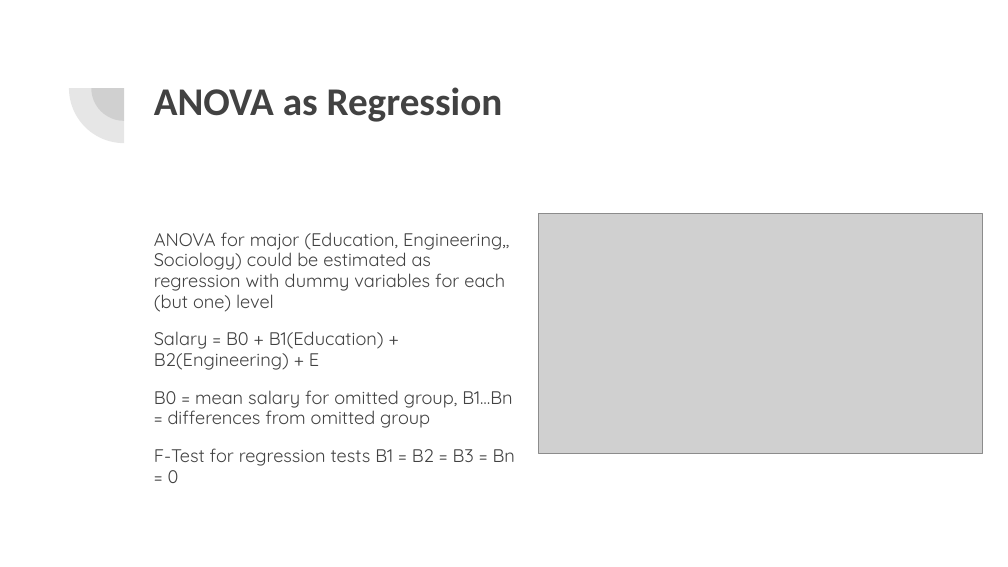
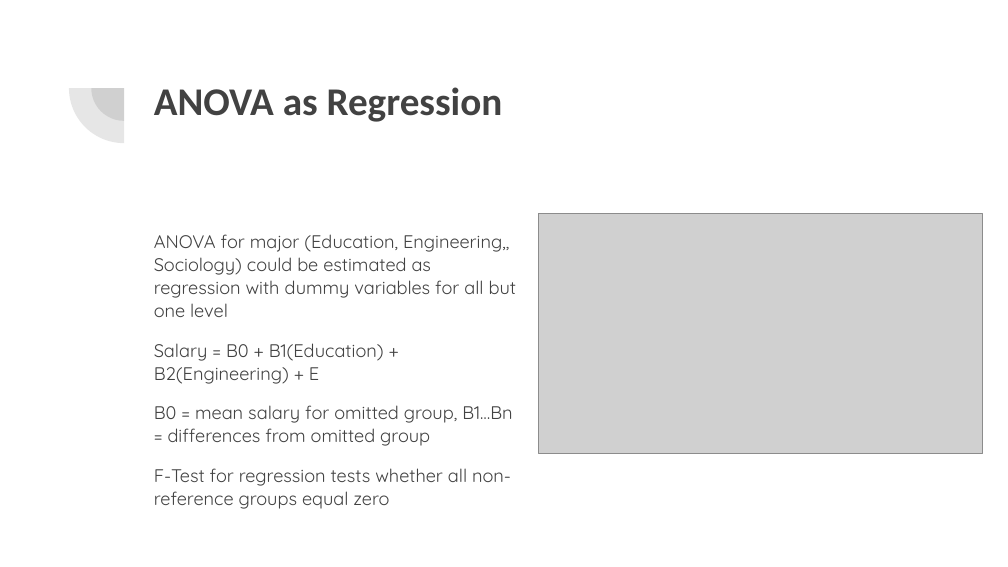
Before and after one commit to rjwrobel86/applied-business-statistics, a slide deck: slide 26 of course-materials/slides/ANOVA.pptx. Drawn at 1008x567 pixels with LibreOffice and Linux fonts; fonts in the diff are those of the drawing; grey boxes stand for pictures. Boxes give left, top, right and bottom in pixels: in the first picture for what was removed or moved away, otherwise in the second. Text is boxed around its words. In the diff, an @@ line names an element or a change of style, - is before the commit and + after.

Commit message:
slides

```diff
--- a/course-materials/slides/ANOVA.pptx
+++ b/course-materials/slides/ANOVA.pptx
@@ text at (154,234,516,317): text changed @@
-ANOVA for major (Education, Engineering,, Sociology) could be estimated as regression with dummy variables for each (but one) level
+ANOVA for major (Education, Engineering,, Sociology) could be estimated as regression with dummy variables for all but one level
@@ text at (154,343,512,446): line spacing 0.95 to 1.05 @@
@@ text at (154,468,511,509): text changed @@
-F-Test for regression tests B1 = B2 = B3 = Bn = 0
+F-Test for regression tests whether all non-reference groups equal zero
```
Also in this commit, not shown: 17 other slides changed, 2 slides added, 1 slide removed, 6 other files.
